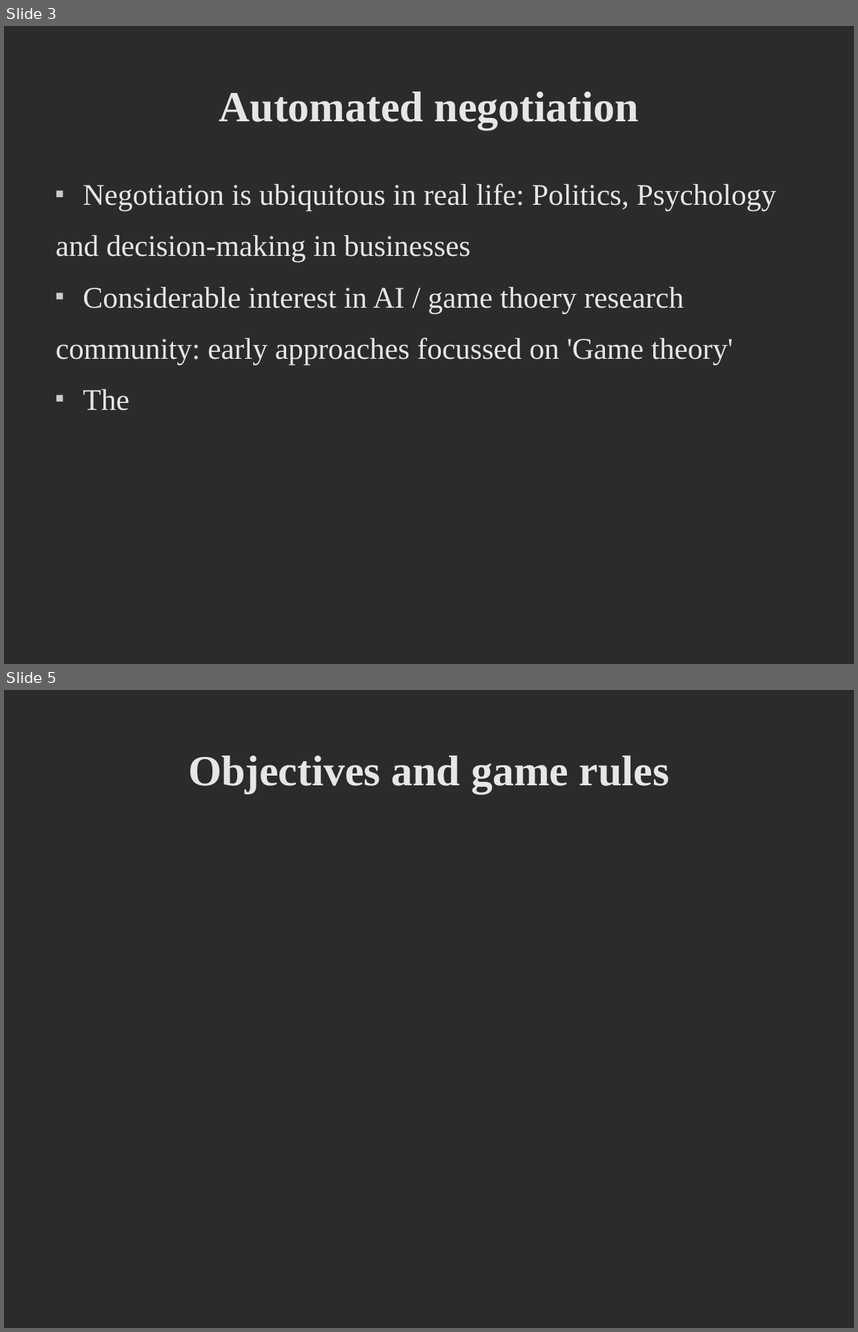
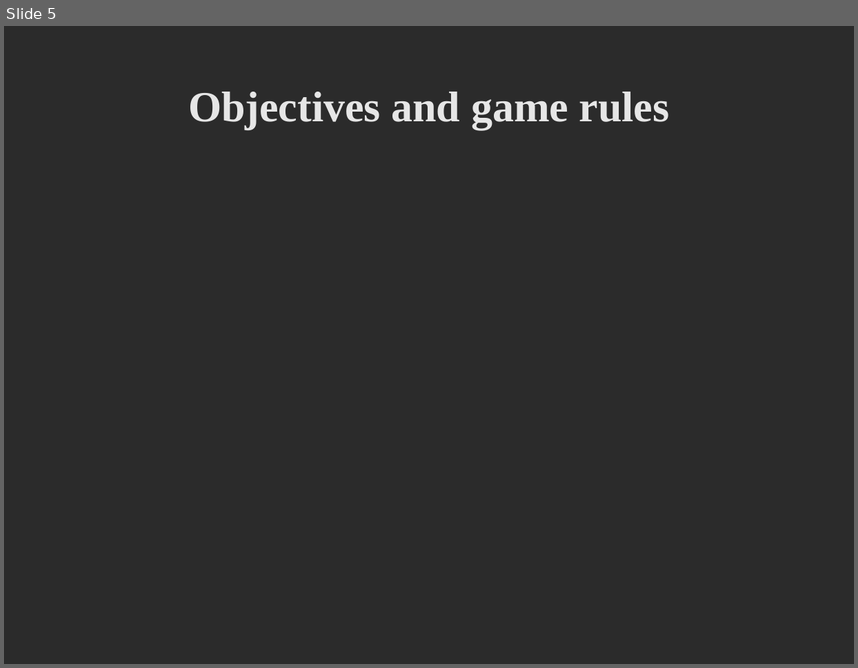
Before and after one commit to deltaluca/flappy, a slide deck: Presentation/ProjectDemonstration.odp. Shown one above the other, each under a label of ours: slides 3 and 5 before the commit, slide 5 after it; the slides between them are not shown. The pictures are 858x1332 and 858x668 pixels, drawn with LibreOffice and Linux fonts; fonts in the diff are those of the drawing; background and template pictures are left out; a plain dark background stands for a picture behind light text. Boxes give left, top, right and bottom in pixels: in the first picture for what was removed or moved away, otherwise in the second. Text is boxed around its words. In the diff, an @@ line names an element or a change of style, - is before the commit and + after.

```diff
--- a/Presentation/ProjectDemonstration.odp
+++ b/Presentation/ProjectDemonstration.odp
@@ slide 3 removed at [4,26,854,664], background picture (left out) @@
@@ title removed at [219,92,639,129] @@
-Automated negotiation
@@ text removed at [56,183,777,410] @@
-■ Negotiation is ubiquitous in real life: Politics, Psychology
-and decision-making in businesses
-■ Considerable interest in AI / game thoery research
-community: early approaches focussed on 'Game theory'
-■ The
```
Also in this commit, not shown: 3 slides changed, 10 slides added, 3 other slides removed.
